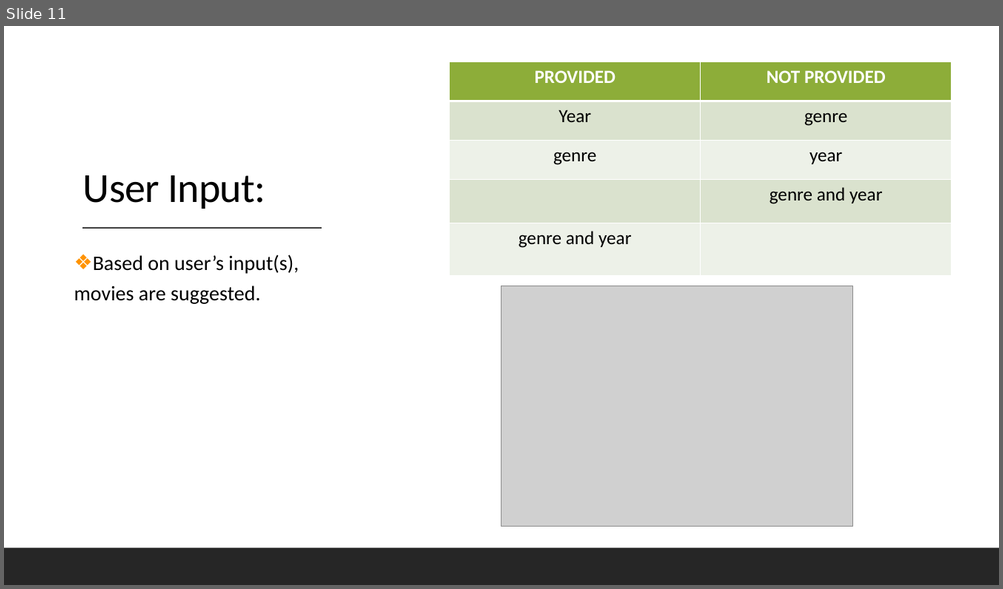
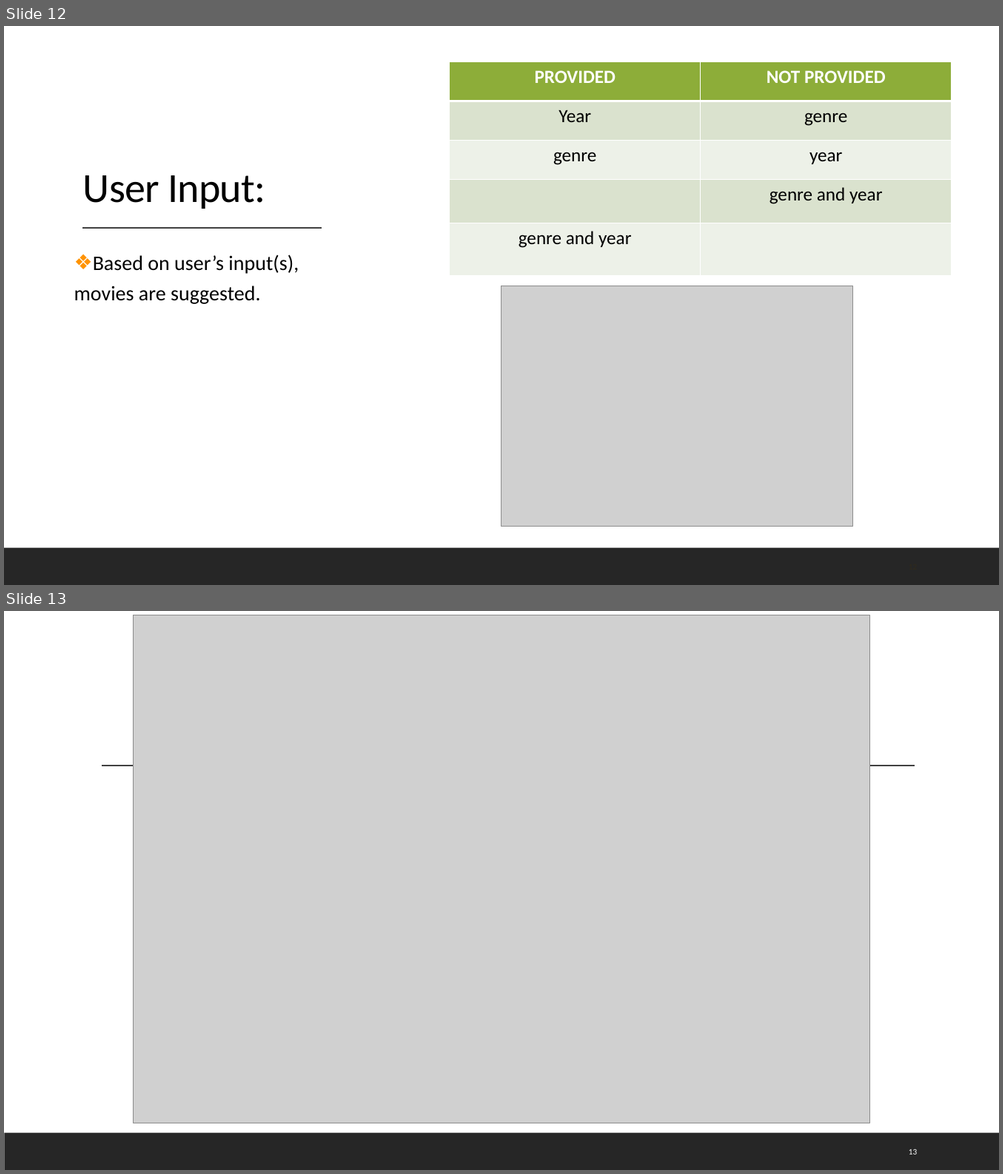
Before and after one commit to Ruthicaf1/GroupProj, a slide deck: TeamCassava_Presentation.pptx. Shown one above the other, each under a label of ours: slide 11 before the commit, slides 12 and 13 after it. The pictures are 1003x589 and 1003x1174 pixels, drawn with LibreOffice and Linux fonts; fonts in the diff are those of the drawing; grey boxes stand for pictures. Boxes give left, top, right and bottom in pixels: in the first picture for what was removed or moved away, otherwise in the second. Text is boxed around its words. In the diff, an @@ line names an element or a change of style, - is before the commit and + after.

```diff
--- a/TeamCassava_Presentation.pptx
+++ b/TeamCassava_Presentation.pptx
@@ slide 13 added at box(4, 611, 999, 1170), background #FFFFFF @@
@@ picture added at box(133, 615, 870, 1124) @@
@@ line added from (102, 766) to (915, 766), #404040 1 pt @@
@@ rectangle added at box(4, 1133, 999, 1170), fill #262626 @@
@@ page number added at box(908, 1149, 916, 1155), 8 pt, text #FFFFFF @@
+13
@@ what was slide 11 is now slide 12 @@
```
Also in this commit, not shown: 13 other slides changed, 3 other slides added, 1 slide removed.
